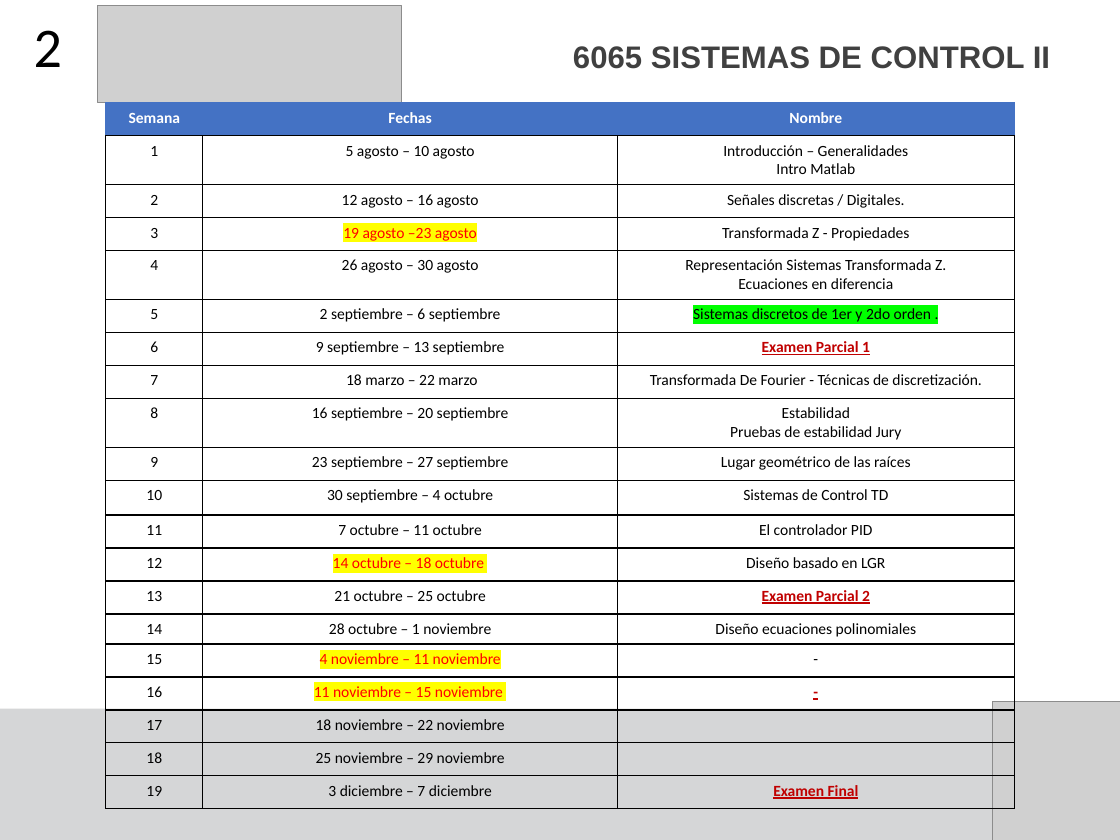
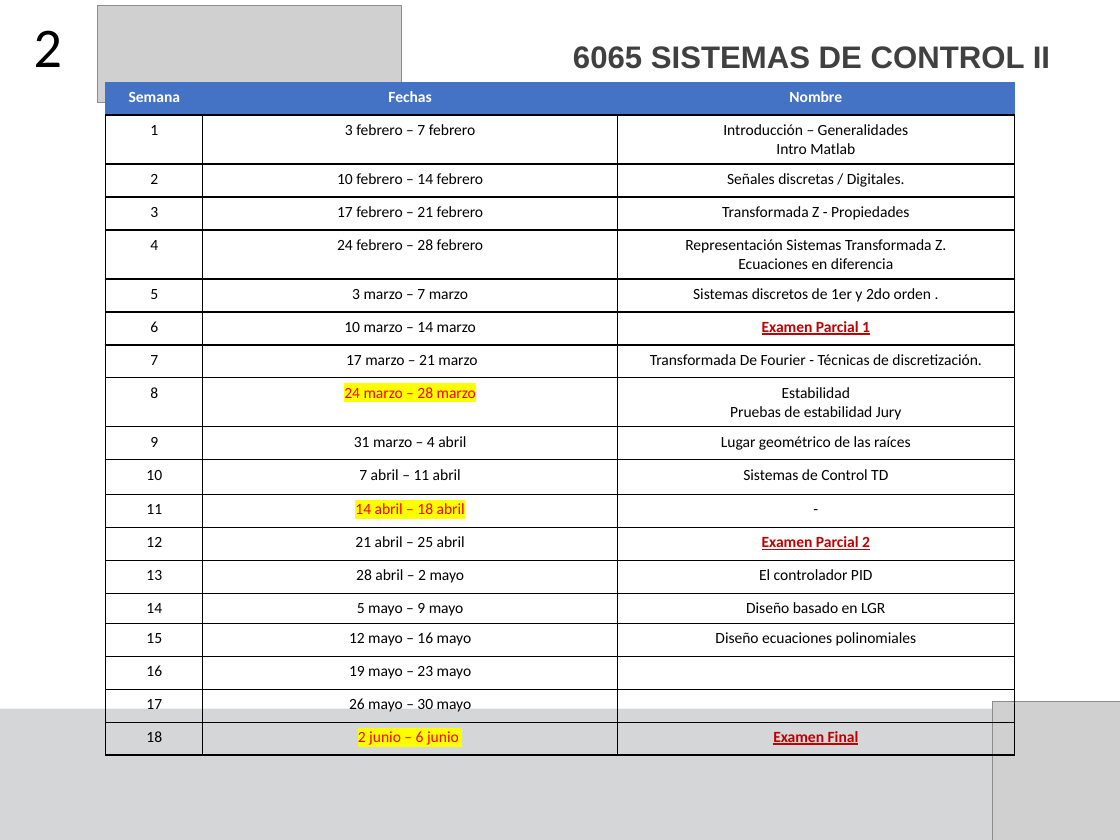
Before and after one commit to F4bian1012/Sistemas-de-Control-II---Ingenier-a-Mecatr-nica, a slide deck: slide 2 of Sesión_4/Actividad - Sistemas de primer orden Discretos.pptx. Drawn at 1120x840 pixels with LibreOffice and Linux fonts; fonts in the diff are those of the drawing; grey boxes stand for pictures. Boxes give left, top, right and bottom in pixels: in the first picture for what was removed or moved away, otherwise in the second. Text is boxed around its words. In the diff, an @@ line names an element or a change of style, - is before the commit and + after.

```diff
--- a/Sesión_4/Actividad - Sistemas de primer orden Discretos.pptx
+++ b/Sesión_4/Actividad - Sistemas de primer orden Discretos.pptx
@@ table at (x1=105, y1=82, x2=1014, y2=754) @@
-row 2: 1 | 5 agosto – 10 agosto | Introducción – Generalidades / Intro Matlab
-row 3: 2 | 12 agosto – 16 agosto | Señales discretas / Digitales.
-row 4: 3 | 19 agosto –23 agosto | Transformada Z - Propiedades
-row 5: 4 | 26 agosto – 30 agosto | Representación Sistemas Transformada Z. / Ecuaciones en diferencia
-row 6: 5 | 2 septiembre – 6 septiembre | Sistemas discretos de 1er y 2do orden .
-row 7: 6 | 9 septiembre – 13 septiembre | Examen Parcial 1
-row 8: 7 | 18 marzo – 22 marzo | Transformada De Fourier - Técnicas de discretización.
-row 9: 8 | 16 septiembre – 20 septiembre | Estabilidad / Pruebas de estabilidad Jury
-row 10: 9 | 23 septiembre – 27 septiembre | Lugar geométrico de las raíces
-row 11: 10 | 30 septiembre – 4 octubre | Sistemas de Control TD
-row 12: 11 | 7 octubre – 11 octubre | El controlador PID
-row 13: 12 | 14 octubre – 18 octubre | Diseño basado en LGR
-row 14: 13 | 21 octubre – 25 octubre | Examen Parcial 2
-row 15: 14 | 28 octubre – 1 noviembre | Diseño ecuaciones polinomiales
-row 16: 15 | 4 noviembre – 11 noviembre | -
-row 17: 16 | 11 noviembre – 15 noviembre | -
-row 18: 17 | 18 noviembre – 22 noviembre | 
-row 19: 18 | 25 noviembre – 29 noviembre | 
-row 20: 19 | 3 diciembre – 7 diciembre | Examen Final
+row 2: 1 | 3 febrero – 7 febrero | Introducción – Generalidades / Intro Matlab
+row 3: 2 | 10 febrero – 14 febrero | Señales discretas / Digitales.
+row 4: 3 | 17 febrero – 21 febrero | Transformada Z - Propiedades
+row 5: 4 | 24 febrero – 28 febrero | Representación Sistemas Transformada Z. / Ecuaciones en diferencia
+row 6: 5 | 3 marzo – 7 marzo | Sistemas discretos de 1er y 2do orden .
+row 7: 6 | 10 marzo – 14 marzo | Examen Parcial 1
+row 8: 7 | 17 marzo – 21 marzo | Transformada De Fourier - Técnicas de discretización.
+row 9: 8 | 24 marzo – 28 marzo | Estabilidad / Pruebas de estabilidad Jury
+row 10: 9 | 31 marzo – 4 abril | Lugar geométrico de las raíces
+row 11: 10 | 7 abril – 11 abril | Sistemas de Control TD
+row 12: 11 | 14 abril – 18 abril | -
+row 13: 12 | 21 abril – 25 abril | Examen Parcial 2
+row 14: 13 | 28 abril – 2 mayo | El controlador PID
+row 15: 14 | 5 mayo – 9 mayo | Diseño basado en LGR
+row 16: 15 | 12 mayo – 16 mayo | Diseño ecuaciones polinomiales
+row 17: 16 | 19 mayo – 23 mayo | 
+row 18: 17 | 26 mayo – 30 mayo | 
+row 19: 18 | 2 junio – 6 junio | Examen Final
@@ table resized from (x1=105, y1=103, x2=1014, y2=808) to (x1=105, y1=82, x2=1014, y2=754) @@
```
Also in this commit, not shown: 7 other files.
